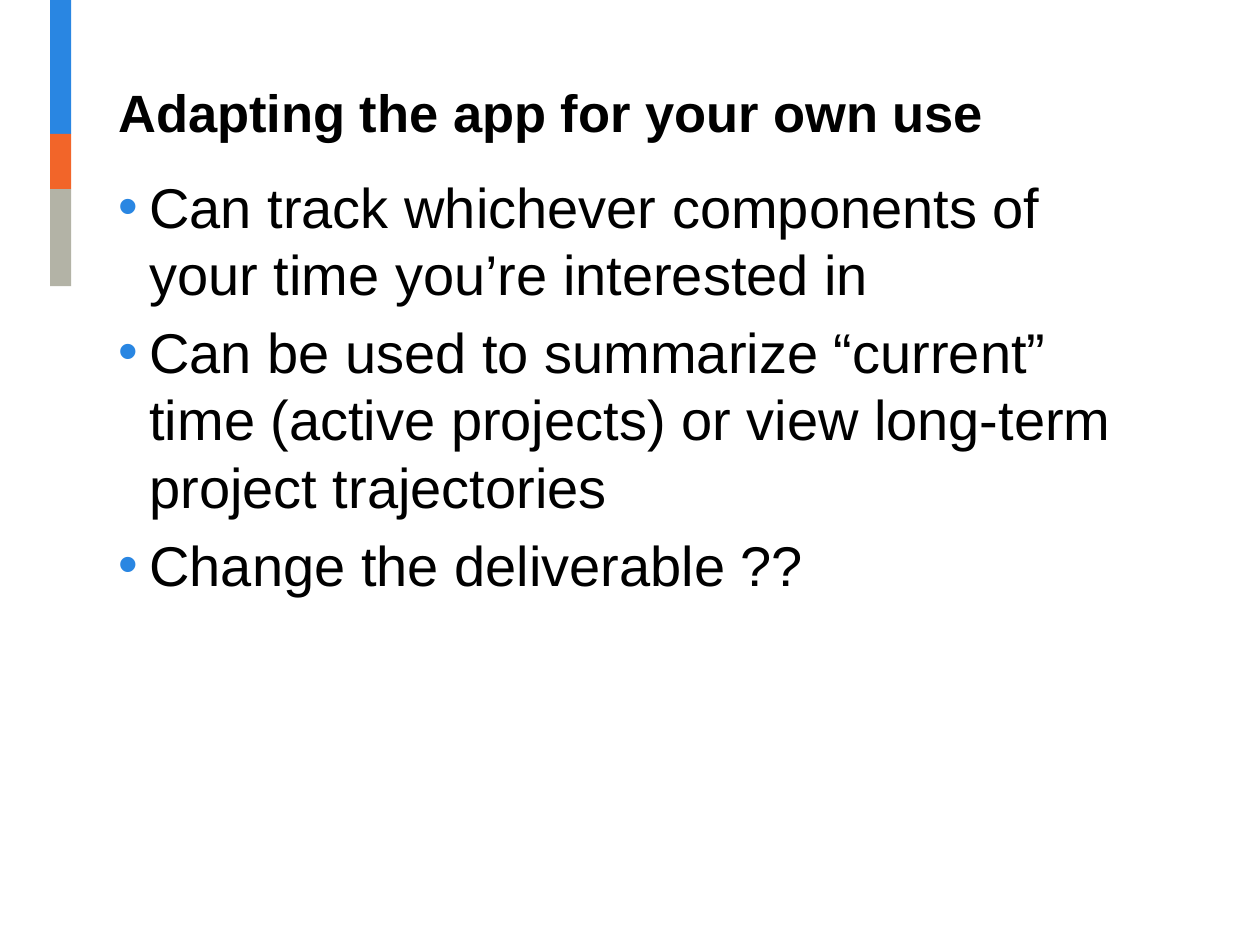
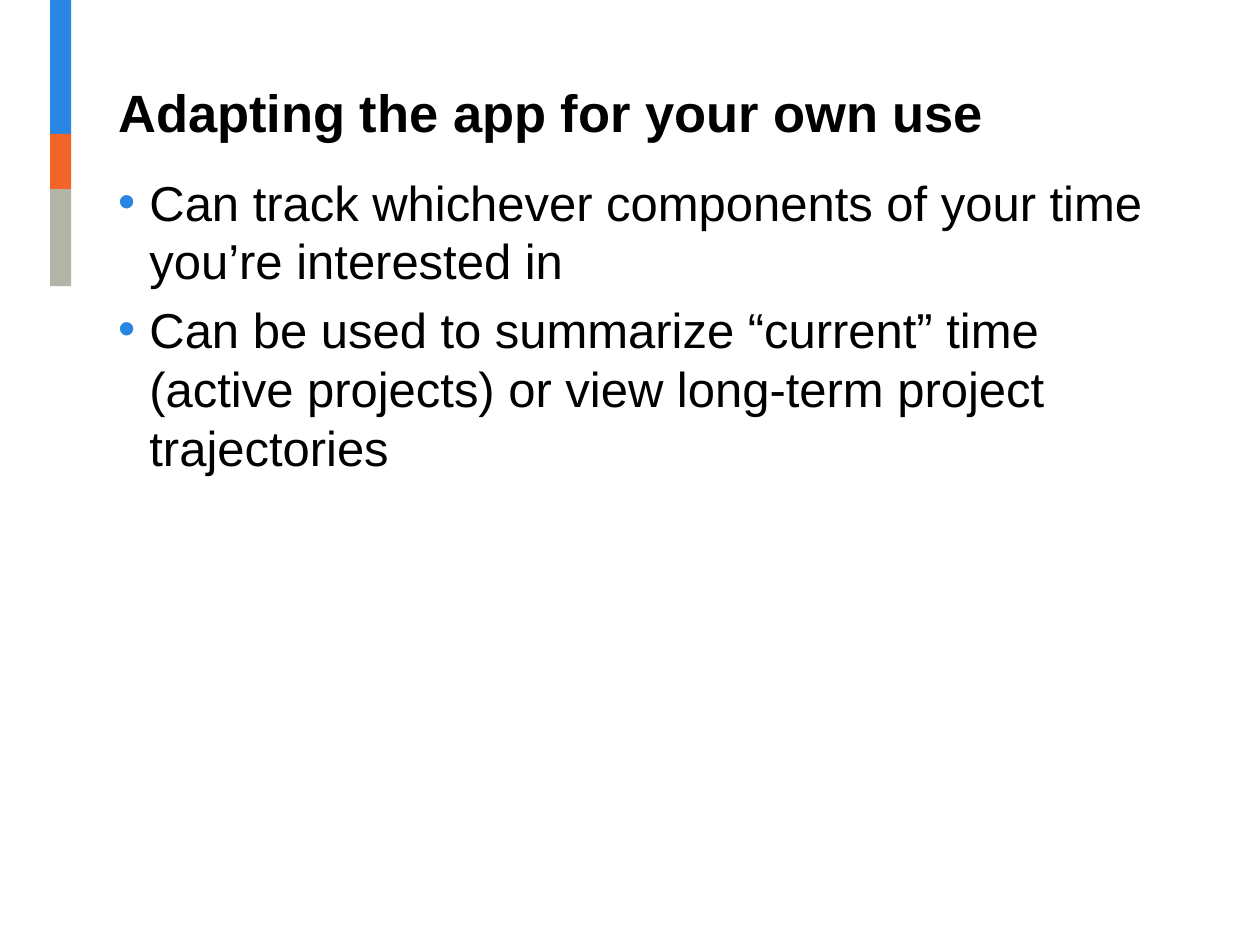
Before and after one commit to jalavery/timetrackR, a slide deck: slide 9 of Project management shiny app presentation.pptx. Drawn at 1260x945 pixels with LibreOffice and Linux fonts; fonts in the diff are those of the drawing; background and template pictures are left out. Boxes give left, top, right and bottom in pixels: in the first picture for what was removed or moved away, otherwise in the second. Text is boxed around its words. In the diff, an @@ line names an element or a change of style, - is before the commit and + after.

```diff
--- a/Project management shiny app presentation.pptx
+++ b/Project management shiny app presentation.pptx
@@ text "Can track whichever components of ..." at (x1=149, y1=185, x2=1142, y2=476): size 32 to 28 pt @@
@@ text at (x1=149, y1=545, x2=725, y2=597): paragraph removed @@
-• Change the deliverable ??
```
Also in this commit, not shown: 6 other slides changed, 4 slides added, 1 other file.
